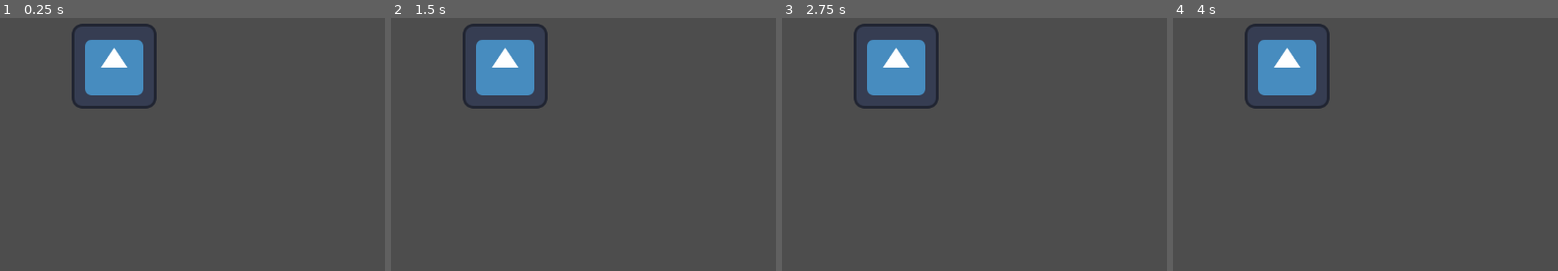
Above: before the commit, frames 1-4 (left to right).
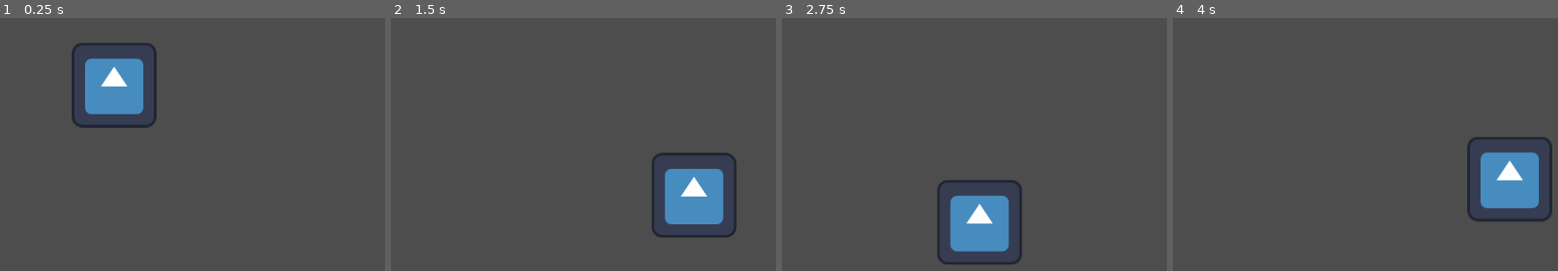
Above: after the commit, the same moments.

Repository: NicoUnd/cam-game-jam-26-repo
Game: Godot game, scene res://scenes/test_scenes/ot_test_scene.tscn
Same seed, same stepped clock (60 frames per second), same inputs: the game is played once before the commit and once after it. The engine's default icon, where the game draws it, is replaced by a stand-in: a white triangle on a blue panel in a dark square.
Inputs:
- Up to frame 1 (0.25 s): no input
- Up to frame 2 (1.5 s): tap Enter (ui_accept) at 0.5, 0.6, 0.77, 1.07, 1.35 s; hold Right (ui_right) from 0.53 s (still down)
- Up to frame 3 (2.75 s): tap Enter (ui_accept) at 1.52, 1.82, 2.1 s; release Right (ui_right) at 2.03 s; hold Left (ui_left) from 2.03 s (still down)
- Up to frame 4 (4 s): release Left (ui_left) at 2.78 s; hold Right (ui_right) from 2.78 s (still down); tap Enter (ui_accept) at 2.85, 3.02, 3.32, 3.6, 3.77 s

The runs differ from the first frame. In frame 1, 3.7% of the frame differs, in the area x 18-41%, y 2-44%; in frame 2, 8.6%, in the area x 18-90%, y 2-87%; in frame 3, 8.5%; in frame 4, 8.6%.

Commit message:
created level template

Diff:
--- /dev/null
+++ b/scenes/levels/level.tscn
@@ -0,0 +1,40 @@
+[gd_scene format=3 uid="uid://dbt3y68kh4xu1"]
+
+[sub_resource type="WorldBoundaryShape2D" id="WorldBoundaryShape2D_ftxyw"]
+normal = Vector2(-0.01030873, 0.99994683)
+
+[sub_resource type="WorldBoundaryShape2D" id="WorldBoundaryShape2D_377w7"]
+normal = Vector2(-1, 0)
+
+[sub_resource type="WorldBoundaryShape2D" id="WorldBoundaryShape2D_bovvr"]
+
+[sub_resource type="WorldBoundaryShape2D" id="WorldBoundaryShape2D_b2cq8"]
+normal = Vector2(1, 0)
+
+[node name="Level" type="Node2D" unique_id=951364413]
+
+[node name="Camera2D" type="Camera2D" parent="." unique_id=1355967810]
+
+[node name="Nwall" type="StaticBody2D" parent="." unique_id=420910691]
+position = Vector2(0, -300)
+
+[node name="CollisionShape2D" type="CollisionShape2D" parent="Nwall" unique_id=715951484]
+shape = SubResource("WorldBoundaryShape2D_ftxyw")
+
+[node name="EWall" type="StaticBody2D" parent="." unique_id=1092714748]
+position = Vector2(450, 0)
+
+[node name="CollisionShape2D" type="CollisionShape2D" parent="EWall" unique_id=1445921430]
+shape = SubResource("WorldBoundaryShape2D_377w7")
+
+[node name="SWall" type="StaticBody2D" parent="." unique_id=1978877461]
+position = Vector2(0, 300)
+
+[node name="CollisionShape2D" type="CollisionShape2D" parent="SWall" unique_id=1588299949]
+shape = SubResource("WorldBoundaryShape2D_bovvr")
+
+[node name="WWall" type="StaticBody2D" parent="." unique_id=1177883733]
+position = Vector2(-450, 0)
+
+[node name="CollisionShape2D" type="CollisionShape2D" parent="WWall" unique_id=645758242]
+shape = SubResource("WorldBoundaryShape2D_b2cq8")
--- a/scenes/test_scenes/ot_test_scene.tscn
+++ b/scenes/test_scenes/ot_test_scene.tscn
@@ -1,6 +1,7 @@
 [gd_scene format=3 uid="uid://cvy1keuhnhbkx"]
 
 [ext_resource type="Texture2D" uid="uid://bkm1fo3aun0vx" path="res://icon.svg" id="1_ikgco"]
+[ext_resource type="Script" uid="uid://gd6bfgsq144s" path="res://scripts/ot_test_character_body.gd" id="1_octwc"]
 
 [sub_resource type="WorldBoundaryShape2D" id="WorldBoundaryShape2D_octwc"]
 normal = Vector2(0, 1)
@@ -45,6 +46,7 @@
 shape = SubResource("WorldBoundaryShape2D_ld1aj")
 
 [node name="CharacterBody2D" type="CharacterBody2D" parent="." unique_id=1481557606]
+script = ExtResource("1_octwc")
 
 [node name="Sprite2D" type="Sprite2D" parent="CharacterBody2D" unique_id=582403733]
 texture = ExtResource("1_ikgco")
--- /dev/null
+++ b/scripts/ot_test_character_body.gd
@@ -0,0 +1,25 @@
+extends CharacterBody2D
+
+
+const SPEED = 300.0
+const JUMP_VELOCITY = -400.0
+
+
+func _physics_process(delta: float) -> void:
+	# Add the gravity.
+	if not is_on_floor():
+		velocity += get_gravity() * delta
+
+	# Handle jump.
+	if Input.is_action_just_pressed("ui_accept") and is_on_floor():
+		velocity.y = JUMP_VELOCITY
+
+	# Get the input direction and handle the movement/deceleration.
+	# As good practice, you should replace UI actions with custom gameplay actions.
+	var direction := Input.get_axis("ui_left", "ui_right")
+	if direction:
+		velocity.x = direction * SPEED
+	else:
+		velocity.x = move_toward(velocity.x, 0, SPEED)
+
+	move_and_slide()
Not shown, added: scripts/ot_test_character_body.gd.uid
